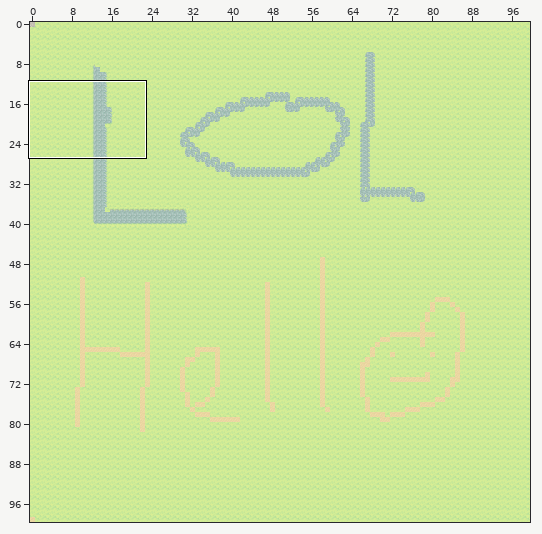
Two versions of a level (Tiled map (JSON), adventure-lib/src/main/resources/tilemaps/test-world.json). The picture above shows the old version from afar; the outline marks the close-up.
Close-up. First the earlier version:
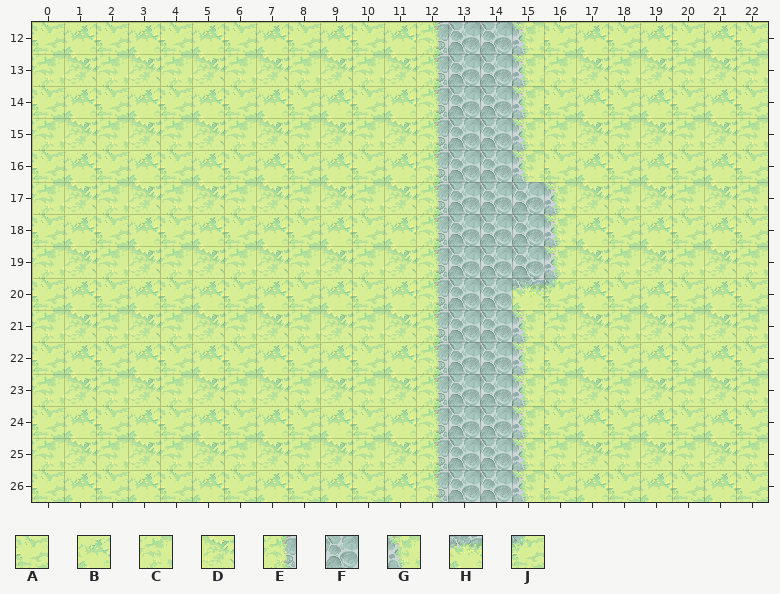
Cells are 32x32 px. Shown: x 0..22, y 12..26. The commit also changed other parts of the map, which this record leaves out.
Key: from "ground_tiles": A 43 "grass", B 44, C 64, D 65, E 195, F 196, G 197, H 217, J 218.
_ is an empty cell.
Layer "Tile Layer 1" before, first column x 0:
12 ABABABABABABEFFGABABABA
13 CDCDCDCDCDCDEFFGCDCDCDC
14 ABABABABABABEFFGABABABA
15 CDCDCDCDCDCDEFFGCDCDCDC
16 ABABABABABABEFFGABABABA
17 CDCDCDCDCDCDEFFFGDCDCDC
18 ABABABABABABEFFFGBABABA
19 CDCDCDCDCDCDEFFFGDCDCDC
20 ABABABABABABEFFHJBABABA
21 CDCDCDCDCDCDEFFGCDCDCDC
22 ABABABABABABEFFGABABABA
23 CDCDCDCDCDCDEFFGCDCDCDC
24 ABABABABABABEFFGABABABA
25 CDCDCDCDCDCDEFFGCDCDCDC
26 ABABABABABABEFFGABABABA
Now the later version:
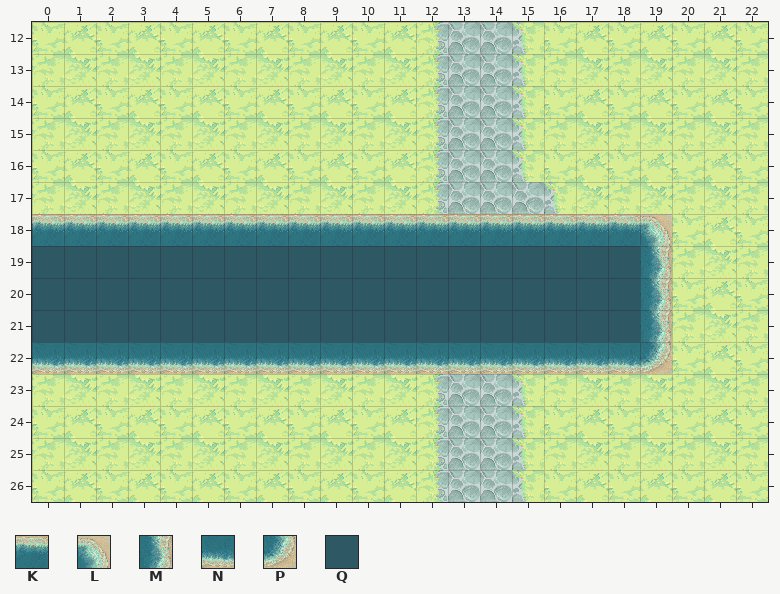
Further tiles: from "ground_tiles": K 181, L 182, M 203, N 223, P 224, Q 225.
Diff:
Layer "Tile Layer 1":
y 18: x 0..19 ABABABABABABEFFFGBAB -> KKKKKKKKKKKKKKKKKKKL
y 19: x 0..19 CDCDCDCDCDCDEFFFGDCD -> QQQQQQQQQQQQQQQQQQQM
y 20: x 0..19 ABABABABABABEFFHJBAB -> QQQQQQQQQQQQQQQQQQQM
y 21: x 0..19 CDCDCDCDCDCDEFFGCDCD -> QQQQQQQQQQQQQQQQQQQM
y 22: x 0..19 ABABABABABABEFFGABAB -> NNNNNNNNNNNNNNNNNNNP
